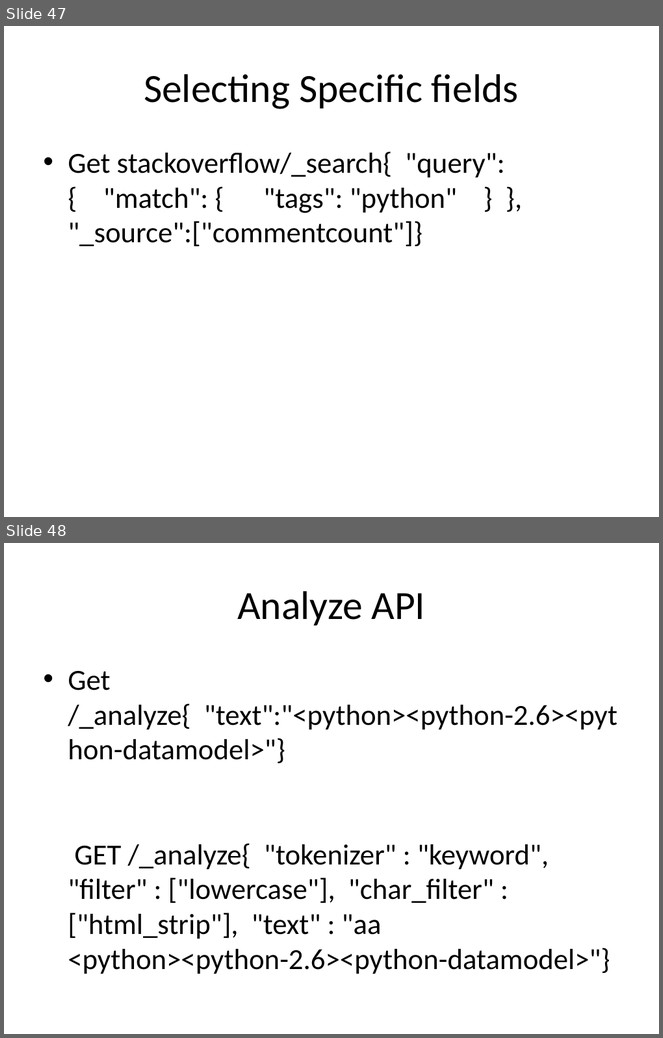
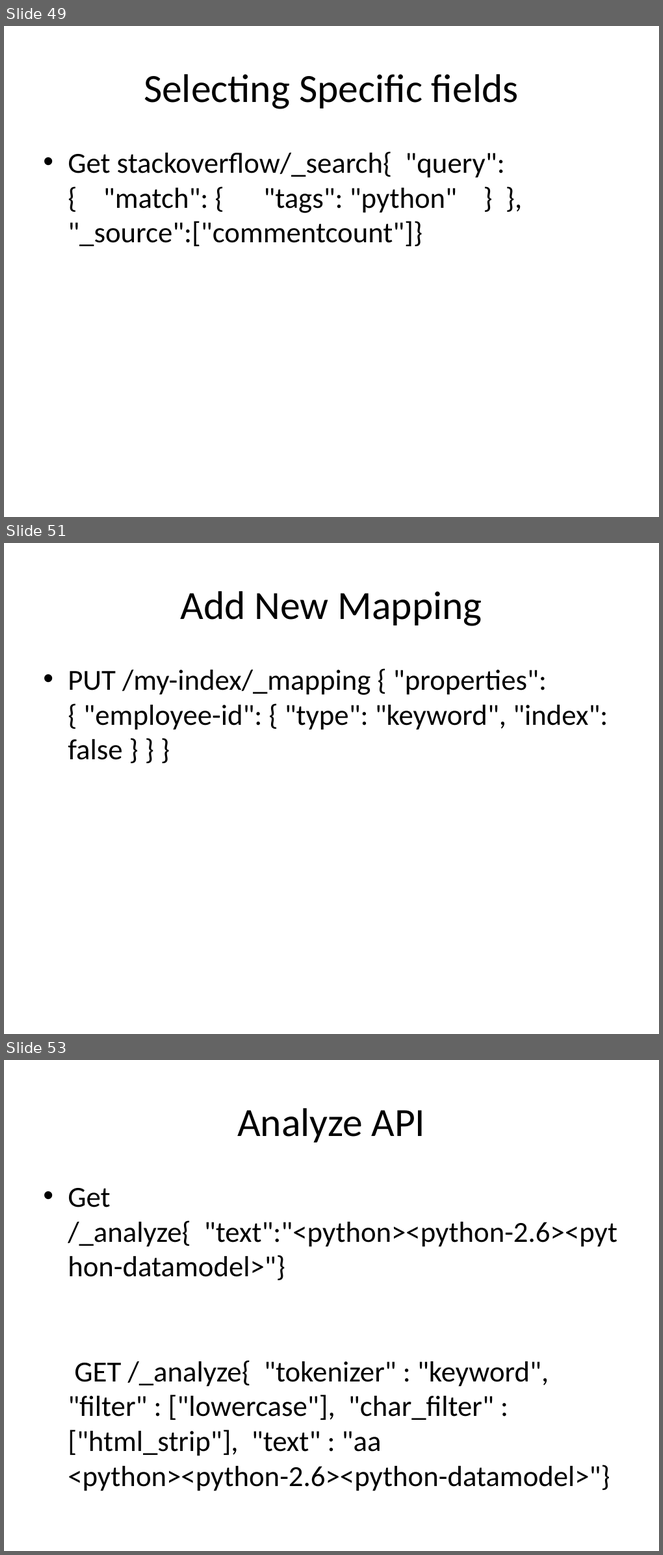
Before and after one commit to pavanarya/MySessions, a slide deck: Elastic Search.pptx. Shown one above the other, each under a label of ours: slides 47 and 48 before the commit, slides 49, 51 and 53 after it; the slides between them are not shown. The pictures are 663x1038 and 663x1555 pixels, drawn with LibreOffice and Linux fonts; fonts in the diff are those of the drawing. Boxes give left, top, right and bottom in pixels: in the first picture for what was removed or moved away, otherwise in the second. Text is boxed around its words. In the diff, an @@ line names an element or a change of style, - is before the commit and + after.

```diff
--- a/Elastic Search.pptx
+++ b/Elastic Search.pptx
@@ slide 51 added at (4, 543, 659, 1034), background #FFFFFF @@
@@ title added at (180, 591, 482, 626), 44 pt, text #000000 @@
+Add New Mapping
@@ text added at (68, 670, 608, 760), 32 pt, text #000000 @@
+• PUT /my-index/_mapping { "properties": { "employee-id": { "type": "keyword", "index": false } } }
@@ what was slide 47 is now slide 49 @@
@@ what was slide 48 is now slide 53 @@
```
Also in this commit, not shown: 1 slide changed, 4 other slides added, 4 other files.
